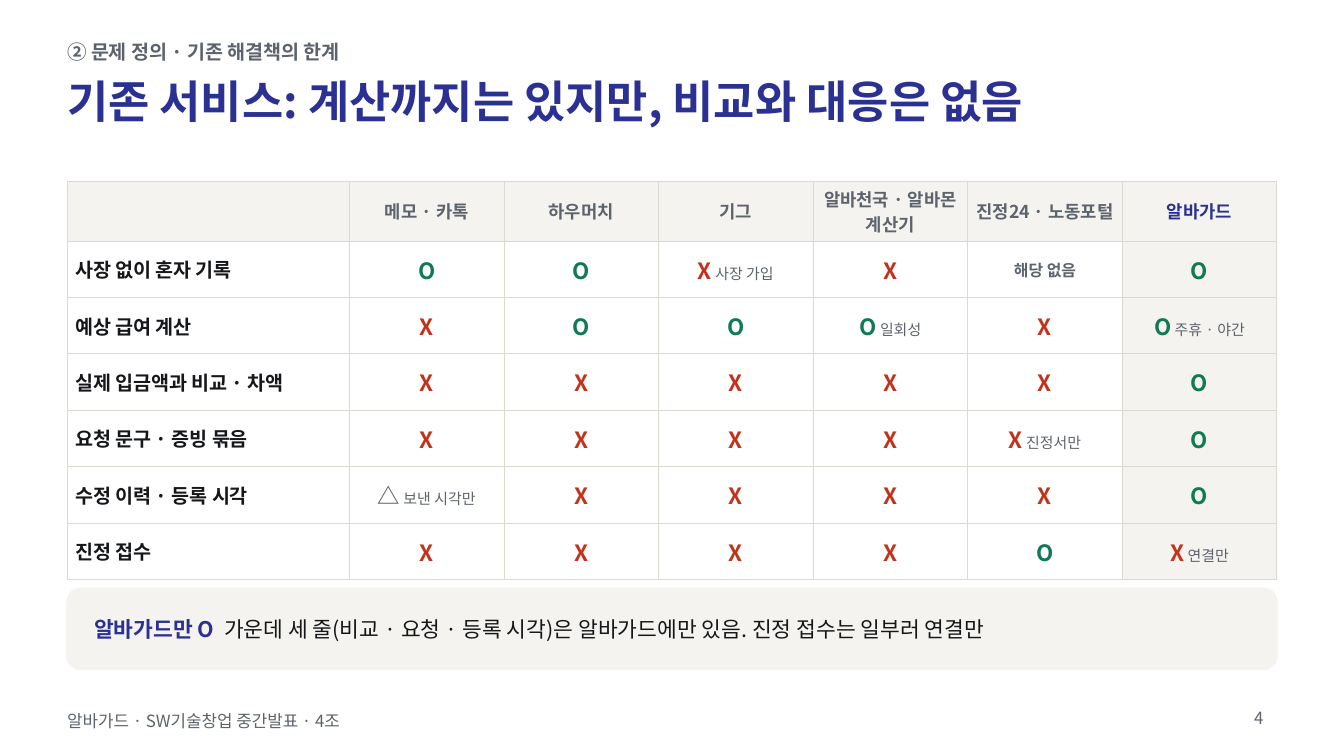
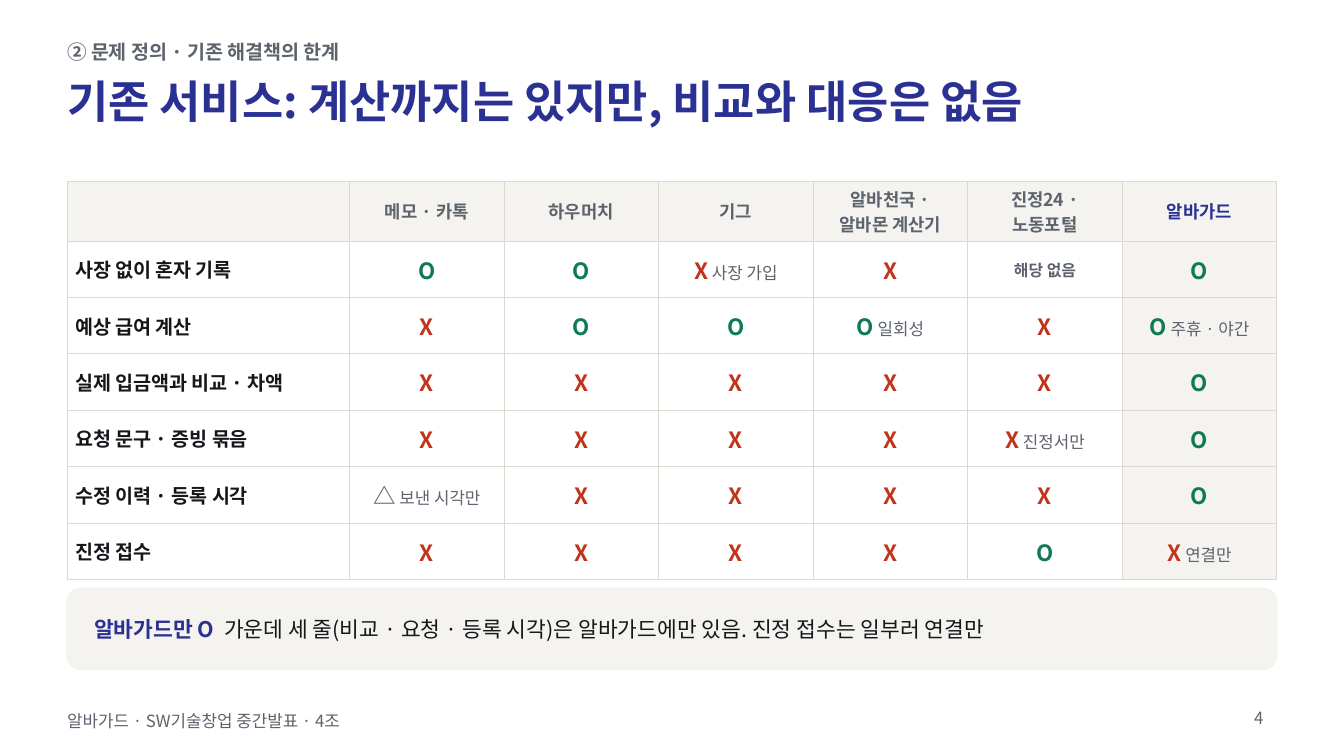
Before and after one commit to jihooni217/albaguard, a slide deck: slide 4 of docs/06_중간발표_PPT.pptx. Drawn at 1344x756 pixels with LibreOffice and Linux fonts; fonts in the diff are those of the drawing. Boxes give left, top, right and bottom in pixels: in the first picture for what was removed or moved away, otherwise in the second. Text is boxed around its words. In the diff, an @@ line names an element or a change of style, - is before the commit and + after.

```diff
--- a/docs/06_중간발표_PPT.pptx
+++ b/docs/06_중간발표_PPT.pptx
@@ table at (67, 181, 1277, 566) @@
-row 1, column 5: 알바천국 · 알바몬 계산기
+row 1, column 5: 알바천국 · / 알바몬 계산기
-row 1, column 6: 진정24 · 노동포털
+row 1, column 6: 진정24 · / 노동포털
@@ size 8 to 9 pt in "사장 가입", "일회성", "주휴 · 야간", "진정서만" and 2 more places @@
```
Also in this commit, not shown: 1 other slide changed, 1 other file.
